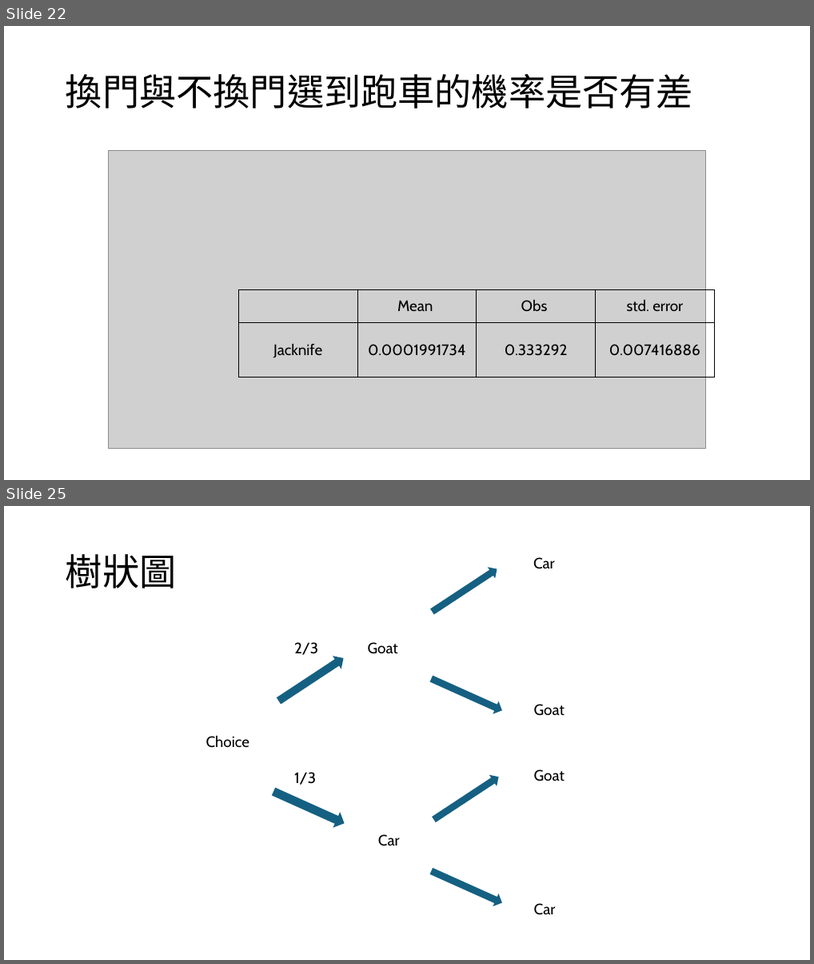
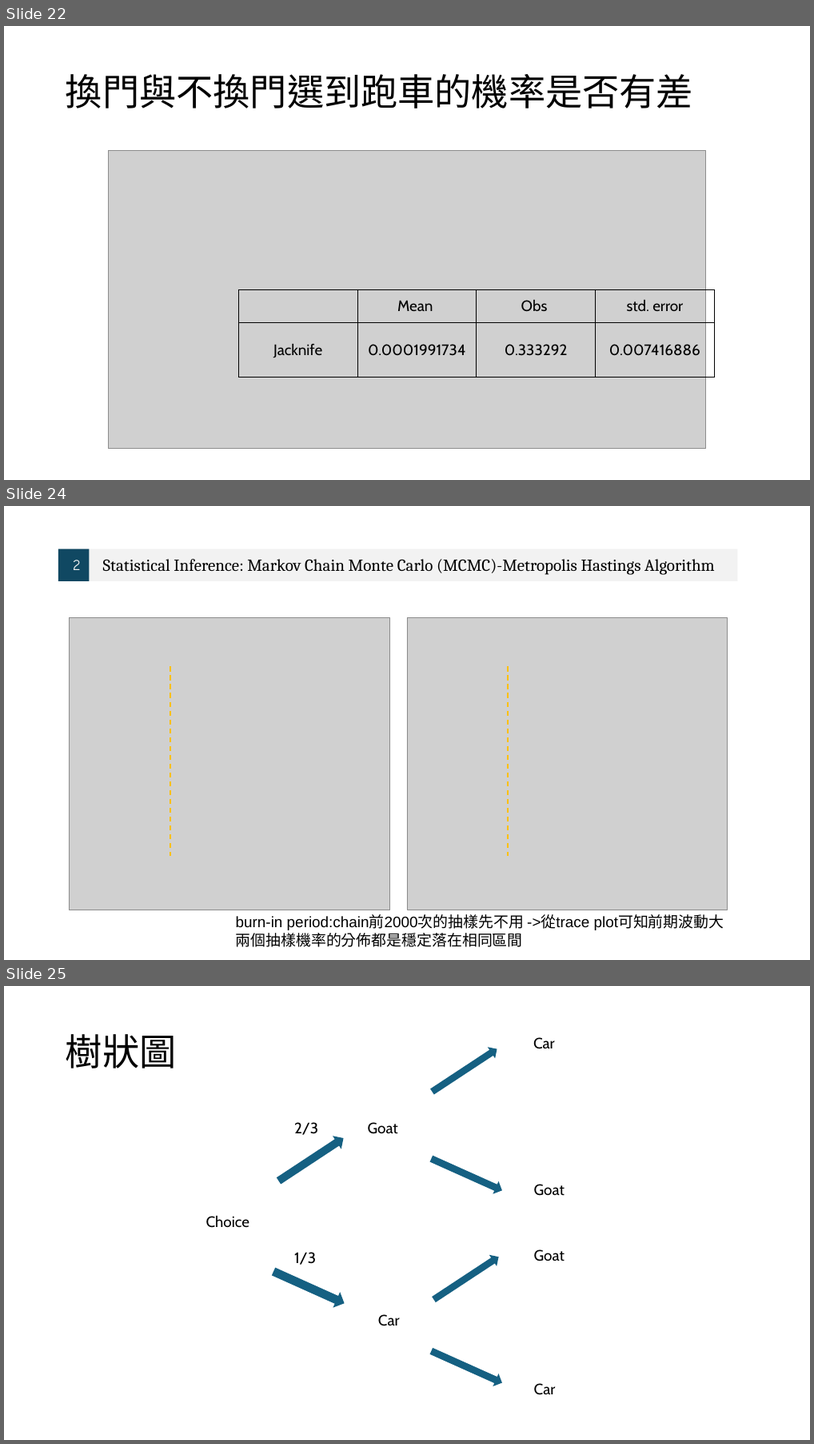
Before and after one commit to Sheena0210/monty-hall-simulation, a slide deck: 統計計算.pptx. Shown one above the other, each under a label of ours: slides 22 and 25 before the commit, slides 22, 24 and 25 after it; the slides between them are not shown. The pictures are 814x964 and 814x1444 pixels, drawn with LibreOffice and Linux fonts; fonts in the diff are those of the drawing; grey boxes stand for pictures. Boxes give left, top, right and bottom in pixels: in the first picture for what was removed or moved away, otherwise in the second. Text is boxed around its words. In the diff, an @@ line names an element or a change of style, - is before the commit and + after.

```diff
--- a/統計計算.pptx
+++ b/統計計算.pptx
@@ slide 24 added at [4, 506, 810, 960], background #FFFFFF @@
@@ group added at [58, 549, 738, 581]: 2 rectangles, 2 texts @@
+2
+Statistical Inference: Markov Chain Monte Carlo (MCMC)-Metropolis Hastings Algorithm
@@ picture added at [70, 618, 390, 909] @@
@@ picture added at [407, 618, 728, 909] @@
@@ line added from (170, 666) to (170, 856), #FFC000 1.5 pt dashed @@
@@ line added from (508, 666) to (508, 856), #FFC000 1.5 pt dashed @@
@@ text added at [236, 916, 725, 947], 18 pt, text #000000 @@
+burn-in period:chain前2000次的抽樣先不用 ->從trace plot可知前期波動大
+兩個抽樣機率的分佈都是穩定落在相同區間
```
Also in this commit, not shown: 1 other slide added, 2 slides removed.
